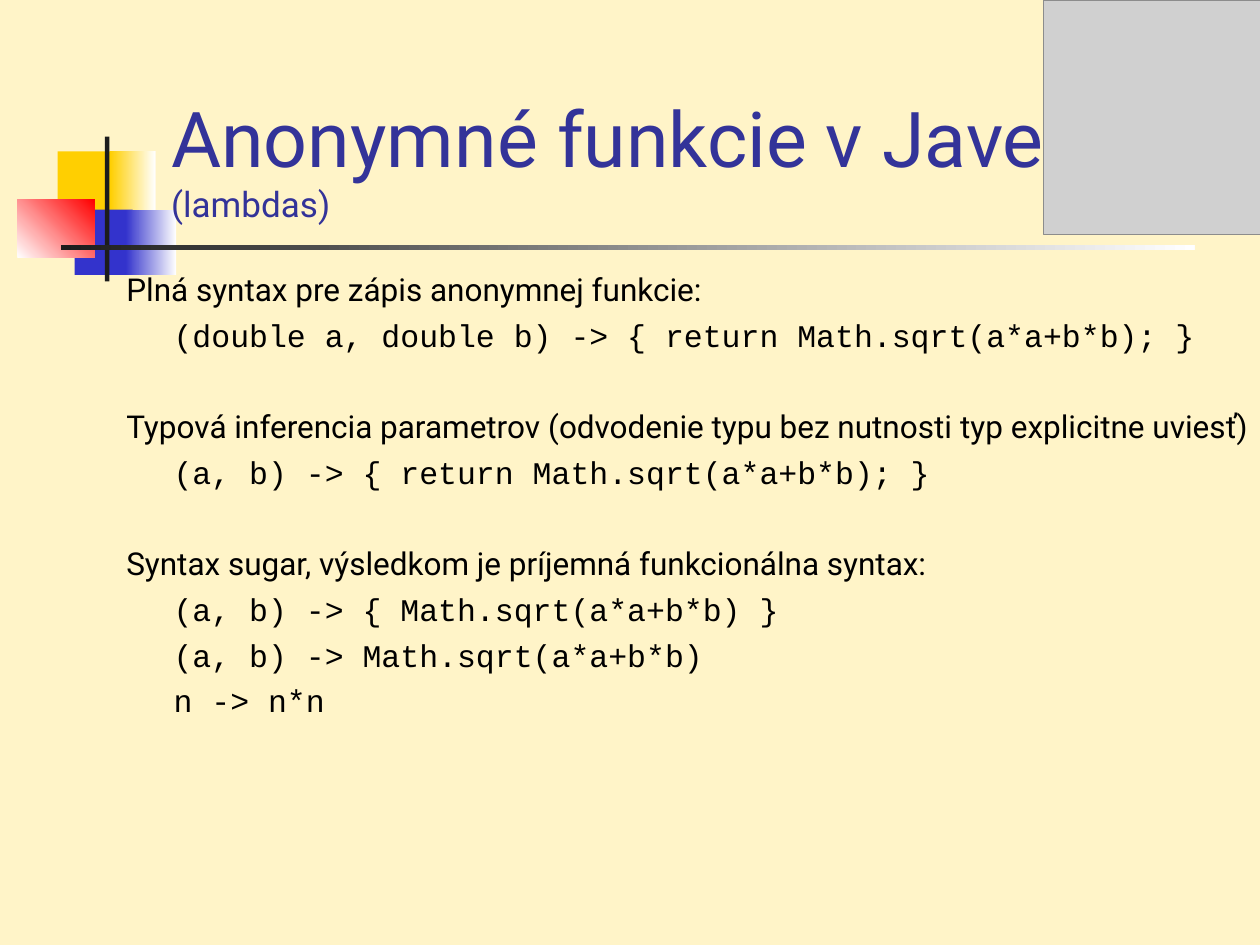
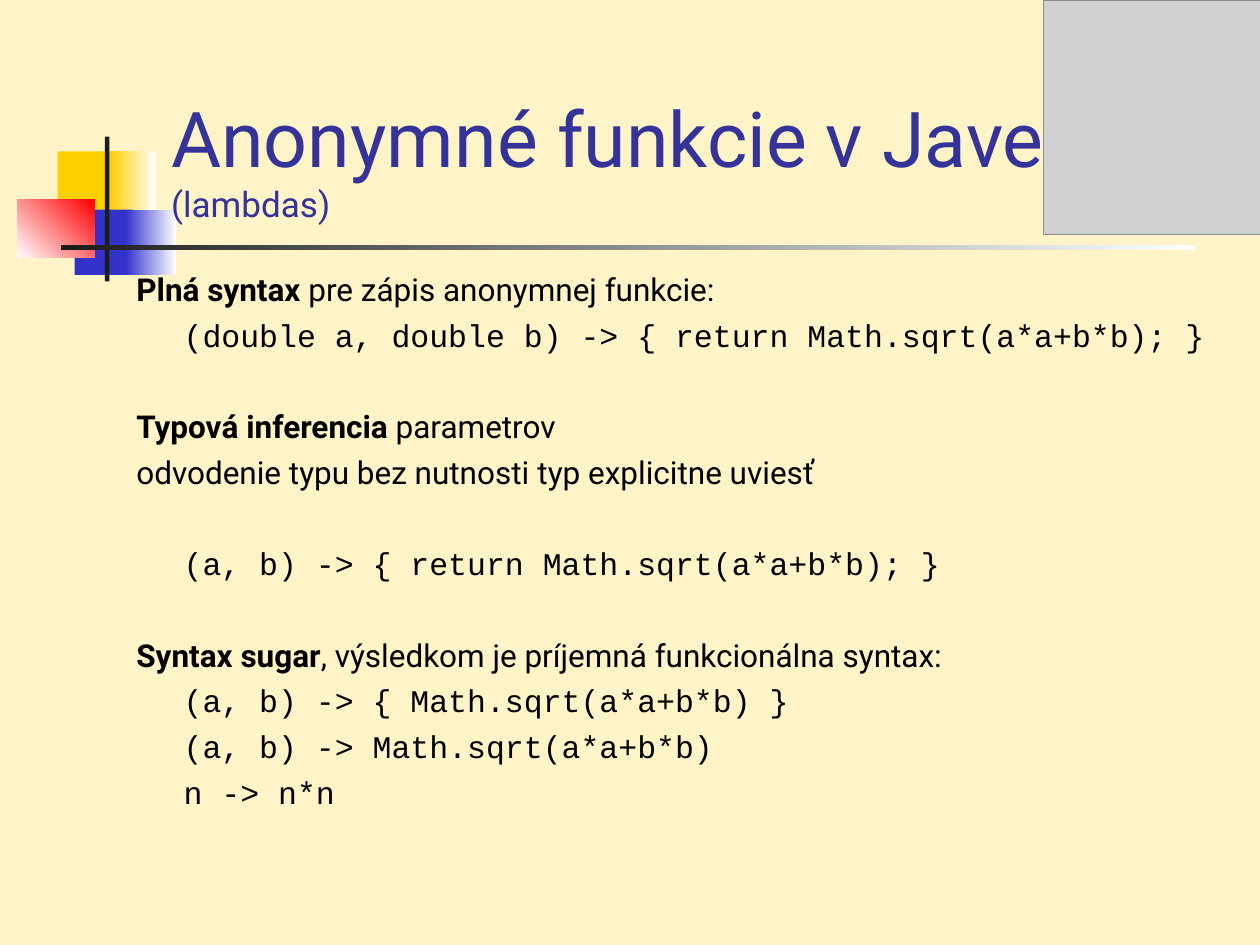
Before and after one commit to Programovanie4/Prednasky, a slide deck: slide 8 of 07/07_java.ppt (slide 4 before the commit). Drawn at 1260x945 pixels with LibreOffice and Linux fonts; fonts in the diff are those of the drawing; grey boxes stand for pictures. Boxes give left, top, right and bottom in pixels: in the first picture for what was removed or moved away, otherwise in the second. Text is boxed around its words. In the diff, an @@ line names an element or a change of style, - is before the commit and + after.

```diff
--- a/07/07_java.ppt
+++ b/07/07_java.ppt
@@ text "Plná syntax pre zápis anonymnej ...": place and size @@
-text "Plná syntax pre zápis anonymnej ..." at box(126, 273, 1247, 712)
+text "Plná syntax pre zápis anonymnej ..." at box(136, 273, 1166, 804)
@@ text at box(136, 273, 942, 674): bold on in "Plná syntax", "Syntax sugar," @@
@@ text at box(136, 414, 814, 491): text changed @@
-Typová inferencia parametrov (odvodenie typu bez nutnosti typ explicitne uviesť)
+Typová inferencia parametrov
+odvodenie typu bez nutnosti typ explicitne uviesť
```
Also in this commit, not shown: 5 other slides changed, 4 slides added, 4 other files.
